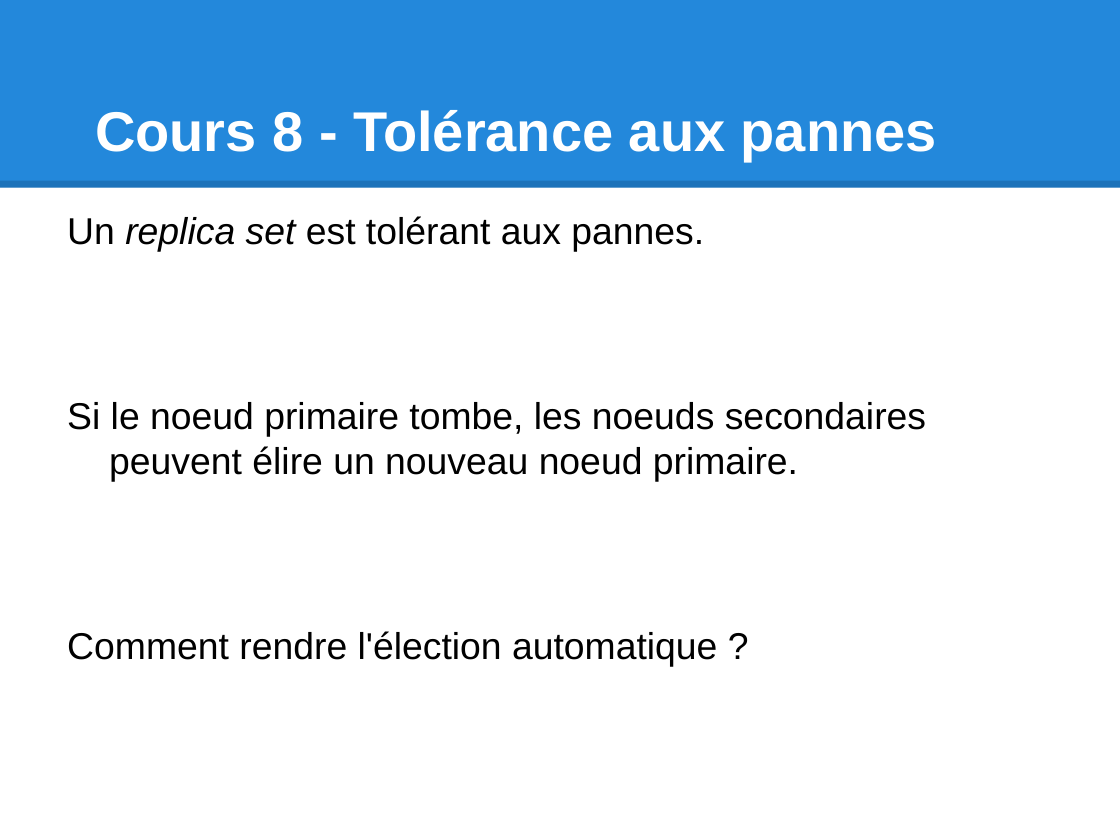
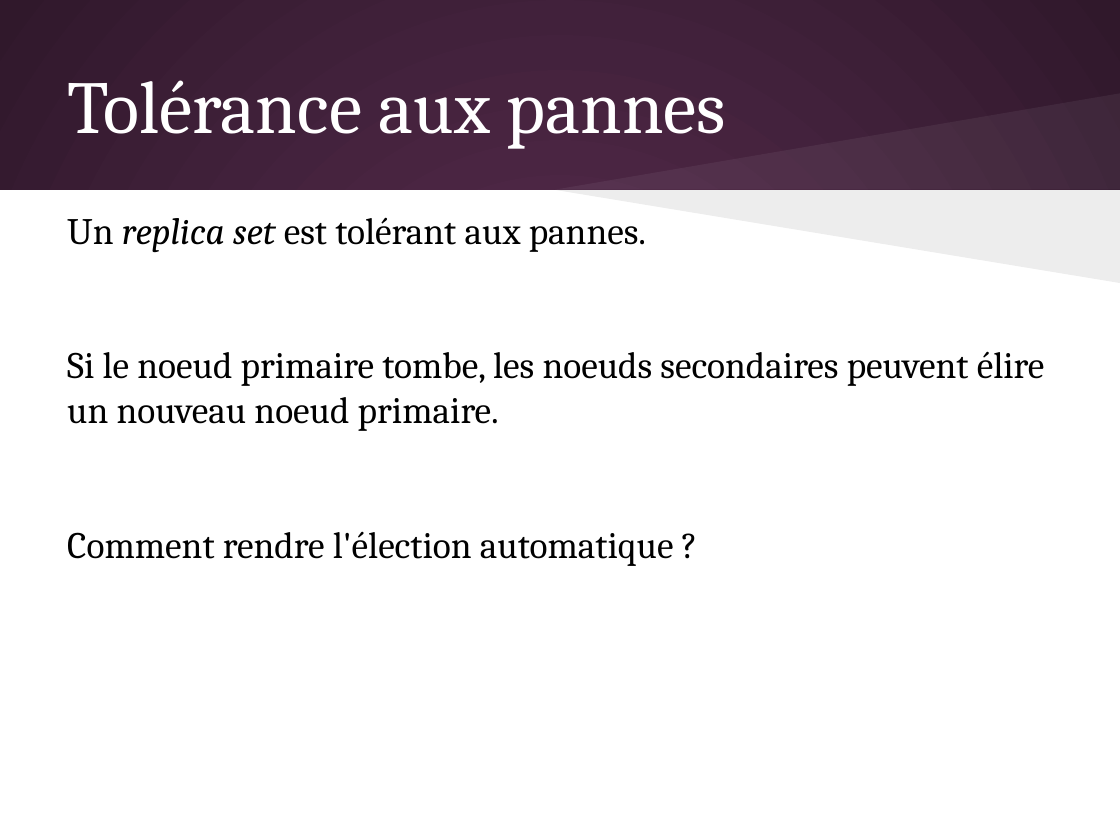
Before and after one commit to olivier-pitton/dant, a slide deck: slide 58 of mongodb/Cours_NoSQL.pptx. Drawn at 1120x840 pixels with LibreOffice and Linux fonts; fonts in the diff are those of the drawing. Boxes give left, top, right and bottom in pixels: in the first picture for what was removed or moved away, otherwise in the second. Text is boxed around its words. In the diff, an @@ line names an element or a change of style, - is before the commit and + after.

```diff
--- a/mongodb/Cours_NoSQL.pptx
+++ b/mongodb/Cours_NoSQL.pptx
@@ background #FFFFFF to gradient #592D50 to #30182B @@
@@ rectangle removed at [0, 0, 1120, 188] @@
@@ title "Tolérance aux pannes" at [67, 80, 726, 149]: vertical alignment bottom to middle @@
@@ title at [67, 80, 726, 149]: text changed; size 36 to 48 pt; font Arial to Cambria; bold off @@
-Cours 8 - Tolérance aux pannes
+Tolérance aux pannes
@@ freeform shape added at [554, 93, 1120, 189], fill #FFFFFF at 6% opacity @@
@@ line removed from (0, 184) to (1120, 184) @@
@@ rectangle added at [0, 190, 1120, 840], fill #FFFFFF @@
@@ text "Un replica set est tolérant ..." at [67, 217, 1045, 566]: font Arial to Cambria; indent changed; less space between paragraphs @@
@@ freeform shape added at [554, 189, 1120, 282], fill #000000 at 7% opacity @@
```
Also in this commit, not shown: 79 other slides changed, 1 other file.
